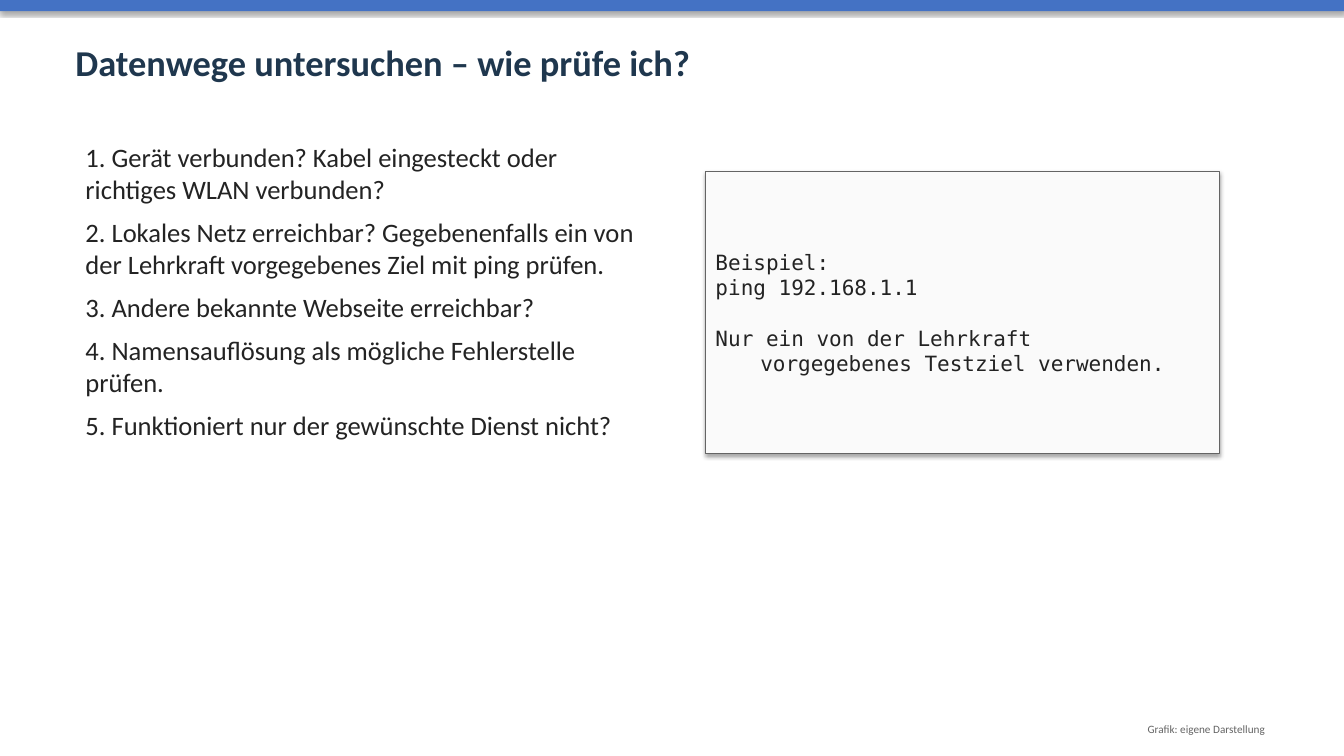
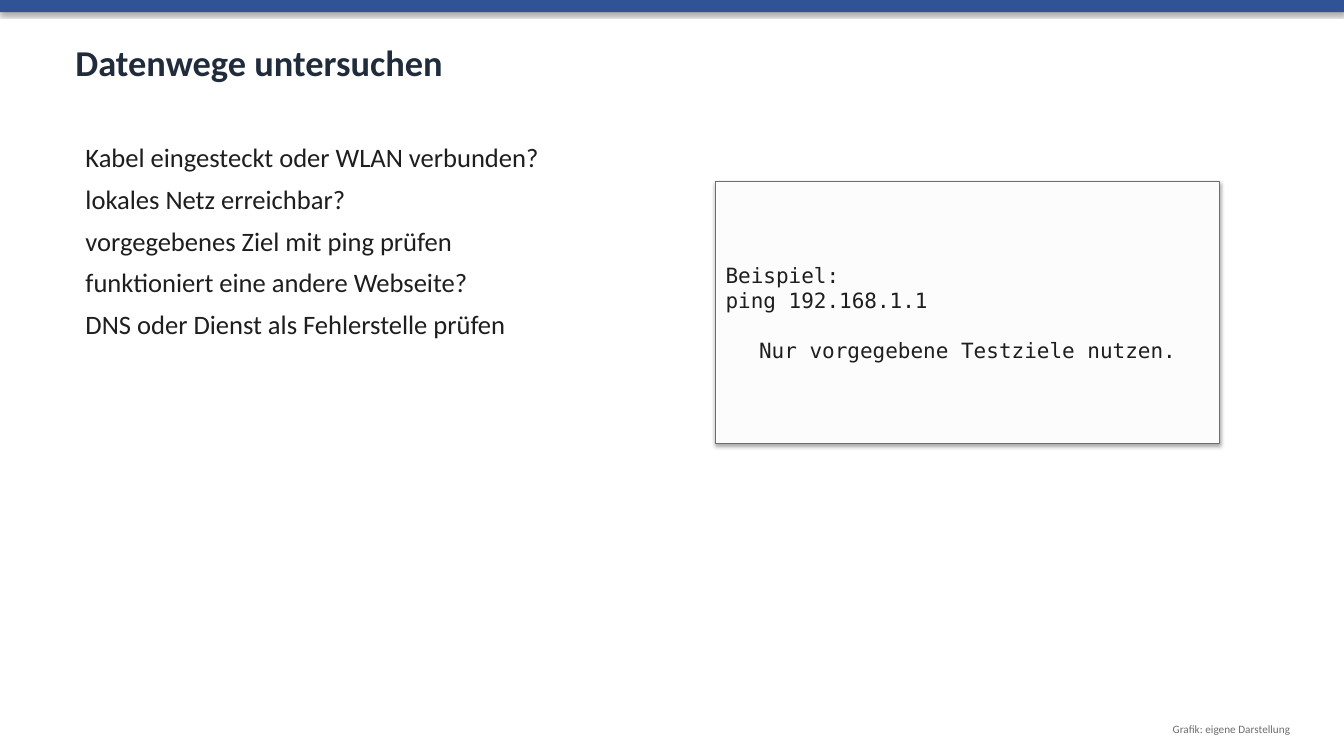
Before and after one commit to audipz/Unterrichtsmaterial_Oberschule_Sachsen, a slide deck: slide 7 of Unterrichtsmaterial_Oberschule_Sachsen/Klasse_8/04_Netzwerke_in_der_Informatik/05_Praesentationen/01_10_Netzwerke.pptx (slide 12 before the commit). Drawn at 1344x756 pixels with LibreOffice and Linux fonts; fonts in the diff are those of the drawing. Boxes give left, top, right and bottom in pixels: in the first picture for what was removed or moved away, otherwise in the second. Text is boxed around its words. In the diff, an @@ line names an element or a change of style, - is before the commit and + after.

```diff
--- a/Unterrichtsmaterial_Oberschule_Sachsen/Klasse_8/04_Netzwerke_in_der_Informatik/05_Praesentationen/01_10_Netzwerke.pptx
+++ b/Unterrichtsmaterial_Oberschule_Sachsen/Klasse_8/04_Netzwerke_in_der_Informatik/05_Praesentationen/01_10_Netzwerke.pptx
@@ rectangle at [0, 0, 1344, 12]: fill #4472C4 to #305396 @@
@@ text at [75, 50, 442, 82]: text changed; text colour #1F374E to #202C3C @@
-Datenwege untersuchen – wie prüfe ich?
+Datenwege untersuchen
@@ text at [85, 148, 538, 339]: text changed; text colour #232323 to #1E1E1E @@
-1. Gerät verbunden? Kabel eingesteckt oder richtiges WLAN verbunden?
-2. Lokales Netz erreichbar? Gegebenenfalls ein von der Lehrkraft vorgegebenes Ziel mit ping prüfen.
-3. Andere bekannte Webseite erreichbar?
-4. Namensauflösung als mögliche Fehlerstelle prüfen.
-5. Funktioniert nur der gewünschte Dienst nicht?
+Kabel eingesteckt oder WLAN verbunden?
+lokales Netz erreichbar?
+vorgegebenes Ziel mit ping prüfen
+funktioniert eine andere Webseite?
+DNS oder Dienst als Fehlerstelle prüfen
@@ rectangle "Beispiel: ping 192.168.1.1 Nur vorgegebene ...": place and size @@
-rectangle "Beispiel: ping 192.168.1.1 Nur vorgegebene ..." at [706, 171, 1220, 454]
+rectangle "Beispiel: ping 192.168.1.1 Nur vorgegebene ..." at [716, 181, 1220, 444]
@@ rectangle "Beispiel: ping 192.168.1.1 Nur vorgegebene ..." at [716, 181, 1220, 444]: fill #FAFAFA to #FCFCFC; outline #646464 0.75 pt to #6E6E6E 0.75 pt @@
@@ text in rectangle at [726, 267, 1175, 363]: text changed; text colour #232323 to #1E1E1E @@
-Beispiel:
-ping 192.168.1.1
-Nur ein von der Lehrkraft
-vorgegebenes Testziel verwenden.
+Beispiel:
+ping 192.168.1.1
+Nur vorgegebene Testziele nutzen.
@@ text "Grafik: eigene Darstellung": place and size @@
-text "Grafik: eigene Darstellung" at [1148, 725, 1265, 735]
+text "Grafik: eigene Darstellung" at [1173, 725, 1290, 735]
@@ text "Grafik: eigene Darstellung" at [1173, 725, 1290, 735]: text colour #646464 to #6E6E6E @@
```
Also in this commit, not shown: 8 other slides changed, 5 slides removed, 9 other files.
